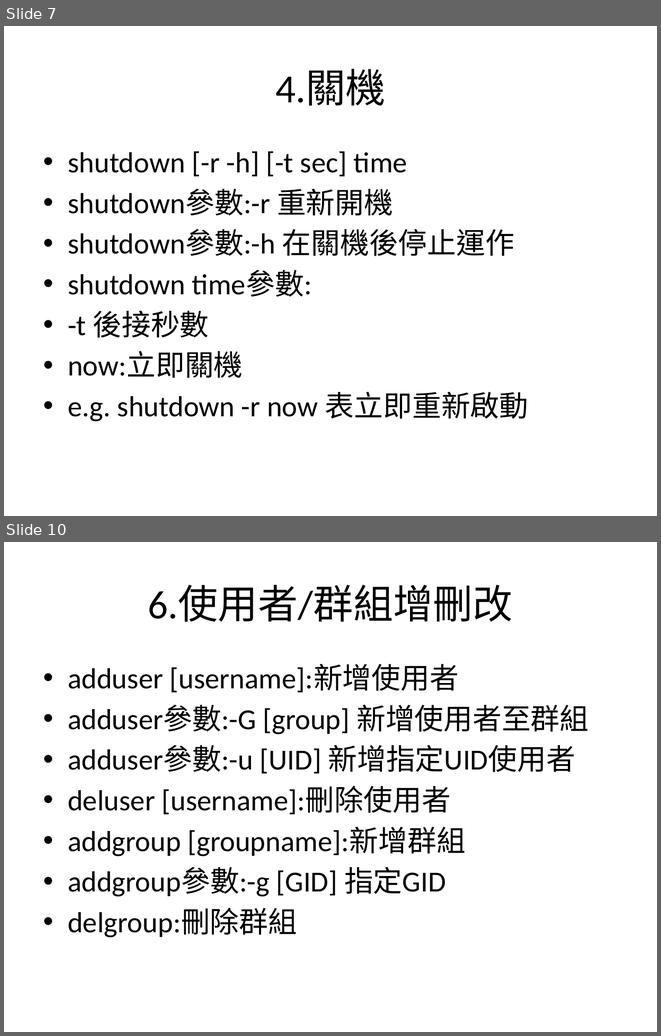
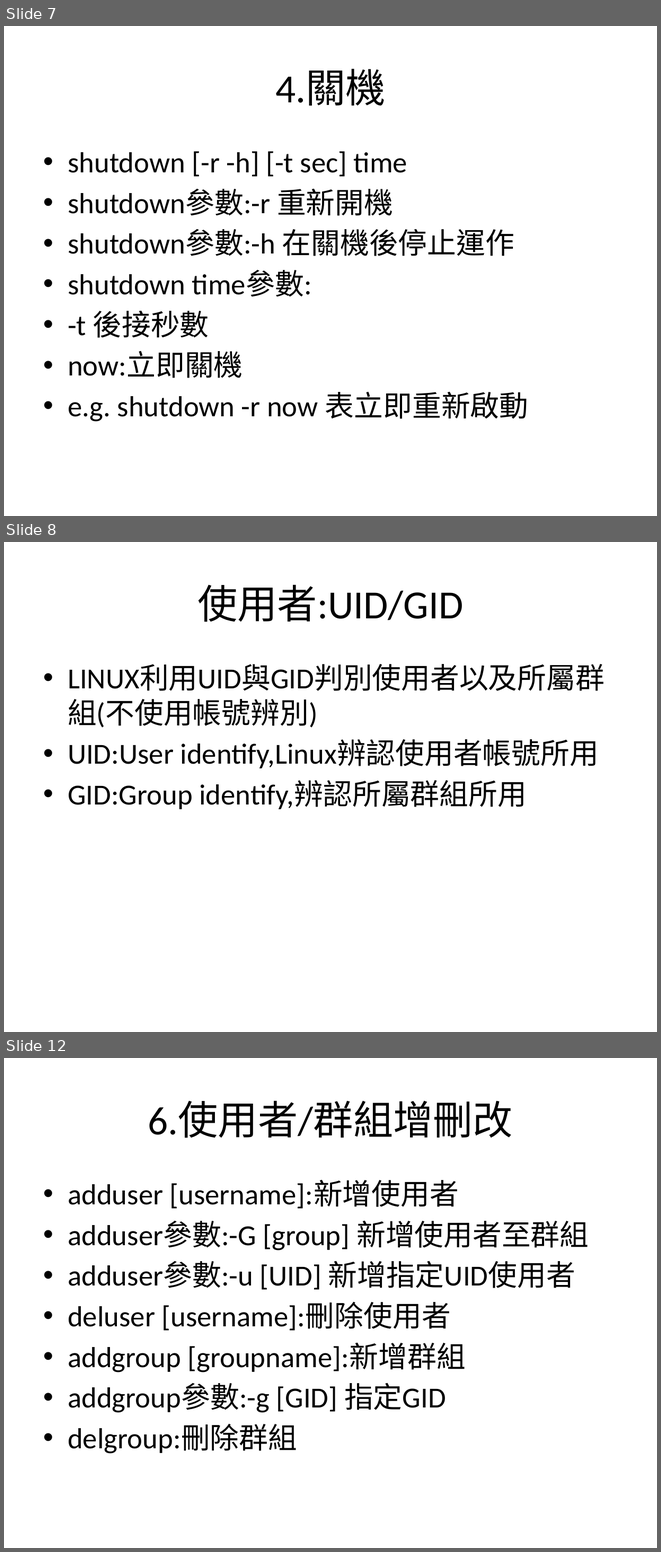
Before and after one commit to charlie11438/note, a slide deck: Linux/Linux_2.pptx. Shown one above the other, each under a label of ours: slides 7 and 10 before the commit, slides 7, 8 and 12 after it; the slides between them are not shown. The pictures are 661x1036 and 661x1552 pixels, drawn with LibreOffice and Linux fonts; fonts in the diff are those of the drawing. Boxes give left, top, right and bottom in pixels: in the first picture for what was removed or moved away, otherwise in the second. Text is boxed around its words. In the diff, an @@ line names an element or a change of style, - is before the commit and + after.

```diff
--- a/Linux/Linux_2.pptx
+++ b/Linux/Linux_2.pptx
@@ slide 8 added at [4,542,657,1032], background #FFFFFF @@
@@ title added at [197,584,463,622], 44 pt, text #000000 @@
+使用者:UID/GID
@@ text added at [68,699,599,809], 32 pt, text #000000 @@
+• LINUX利用UID與GID判別使用者以及所屬群組(不使用帳號辨別)
+• UID:User identify,Linux辨認使用者帳號所用
+• GID:Group identify,辨認所屬群組所用
@@ what was slide 10 is now slide 12 @@
```
Also in this commit, not shown: 3 slides changed, 2 other slides added, 1 slide removed.
